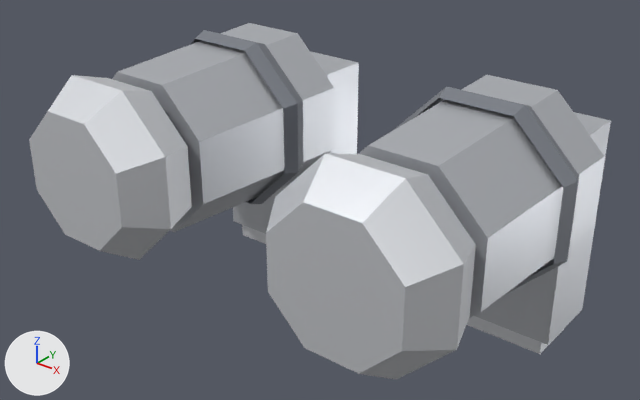
The glTF model client/public/models/armour/boots_plated.glb: old version first, new version second.
The view is the same before and after, from a 50 mm lens placed at (0.79, -1.267, 0.55), pointed at (-0.003, -0.275, -0.065). The lights are fixed; the arrows at lower left show +X, +Y and +Z. The older version comes first. Vertices at exactly the same position are counted once.

The scene before the commit, as lines of its bpy script (objects in view):
```python
me_footl_002 = bpy.data.meshes.new('FootL.002')
me_footl_002.from_pydata(...)  # a box spanning x 0.133..0.343, y -0.13..0.0, z -0.27..0.07, material slot 0; a box spanning x 0.148..0.328, y -0.12..-0.03, z -0.3..-0.18, material slot 1
me_footl_002.materials.append(mat_steel)  # light grey #cbced4
me_footl_002.materials.append(mat_lightsteel)  # white #eaecf1
me_lowerlegl_002 = bpy.data.meshes.new('LowerLegL.002')
me_lowerlegl_002.from_pydata(...)  # 64 vertices, 104 faces; spans x 0.094..0.39, y -0.56..-0.11, z -0.148..0.148
# faces by material slot: [28, 32, 44]
me_lowerlegl_002.materials.append(mat_steel)  # light grey #cbced4
me_lowerlegl_002.materials.append(mat_darksteel)  # grey #90959e
me_lowerlegl_002.materials.append(mat_lightsteel)  # white #eaecf1
me_lowerlegr_002 = bpy.data.meshes.new('LowerLegR.002')
me_lowerlegr_002.from_pydata(...)  # 64 vertices, 104 faces; spans x -0.39..-0.094, y -0.56..-0.11, z -0.148..0.148
# faces by material slot: [28, 32, 44]
me_lowerlegr_002.materials.append(mat_steel)  # light grey #cbced4
me_lowerlegr_002.materials.append(mat_darksteel)  # grey #90959e
me_lowerlegr_002.materials.append(mat_lightsteel)  # white #eaecf1
ob_footl = bpy.data.objects.new('FootL', me_footl_002)
ob_footl.location = (0.0, 0.0, 0.0)
ob_lowerlegl = bpy.data.objects.new('LowerLegL', me_lowerlegl_002)
ob_lowerlegl.location = (0.0, 0.0, 0.0)
ob_lowerlegr = bpy.data.objects.new('LowerLegR', me_lowerlegr_002)
ob_lowerlegr.location = (0.0, 0.0, 0.0)
# also in view: 'FootR' at (-0.238, -0.065, -0.115)
```
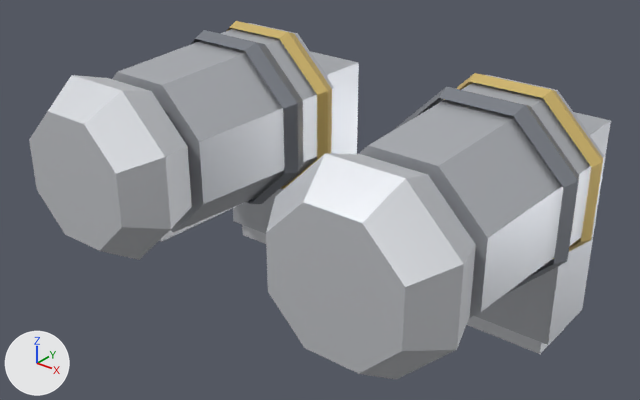
What differs and where, as boxes [x1, y1, x2, y2] in the pictures (640 x 400 px):
'LowerLegL', reshaped: before [266, 75, 605, 379]; after [266, 73, 605, 379]
'LowerLegR', reshaped: before [29, 23, 334, 260]; after [29, 21, 334, 260]
part 1 of me_lowerlegl_002, added: after [444, 73, 603, 259]
part 2 of me_lowerlegr_002, added: after [227, 21, 332, 189]
part 3 of me_lowerlegr_002, added (mostly hidden): after [159, 202, 245, 242]

The change, as a diff of the scene's bpy script:
```diff
--- a/client/public/models/armour/boots_plated.glb.py
+++ b/client/public/models/armour/boots_plated.glb.py
@@ mat_gold @@
+mat_gold = principled_material('Gold')
+mat_gold.base_color = (0.86, 0.64, 0.22)  # yellow #efd181
+mat_gold.metallic = 0.6
+mat_gold.roughness = 0.4
@@ me_lowerlegl_002 @@
 # used by ob_lowerlegl; location = (0.0, 0.0, 0.0)
-me_lowerlegl_002.from_pydata(...)  # 64 vertices, 104 faces; spans x 0.094..0.39, y -0.56..-0.11, z -0.148..0.148
+me_lowerlegl_002.from_pydata(...)  # 104 vertices, 164 faces; spans x 0.094..0.39, y -0.56..-0.11, z -0.154..0.148
+# me_lowerlegl_002 part 1: a new loose piece of 24 vertices spanning x 0.094..0.39, y -0.16..-0.12, z -0.148..0.148, in mat_gold (yellow #efd181)
+# other edits to the shape of me_lowerlegl_002 do not show in these pictures
 me_lowerlegl_002.materials.append(mat_steel)
@@ me_lowerlegl_002 @@
 me_lowerlegl_002.materials.append(mat_lightsteel)
+me_lowerlegl_002.materials.append(mat_gold)  # yellow #efd181
@@ me_lowerlegr_002 @@
 # used by ob_lowerlegr; location = (0.0, 0.0, 0.0)
-me_lowerlegr_002.from_pydata(...)  # 64 vertices, 104 faces; spans x -0.39..-0.094, y -0.56..-0.11, z -0.148..0.148
+me_lowerlegr_002.from_pydata(...)  # 104 vertices, 164 faces; spans x -0.39..-0.094, y -0.56..-0.11, z -0.154..0.148
+# me_lowerlegr_002 part 2: a new loose piece of 24 vertices spanning x -0.39..-0.094, y -0.16..-0.12, z -0.148..0.148, in mat_gold (yellow #efd181)
+# me_lowerlegr_002 part 3: a new loose piece of 16 vertices spanning x -0.282..-0.202, y -0.43..-0.13, z -0.154..-0.086, in mat_lightsteel (white #eaecf1)
 me_lowerlegr_002.materials.append(mat_steel)
@@ me_lowerlegr_002 @@
 me_lowerlegr_002.materials.append(mat_lightsteel)
+me_lowerlegr_002.materials.append(mat_gold)  # yellow #efd181
```
